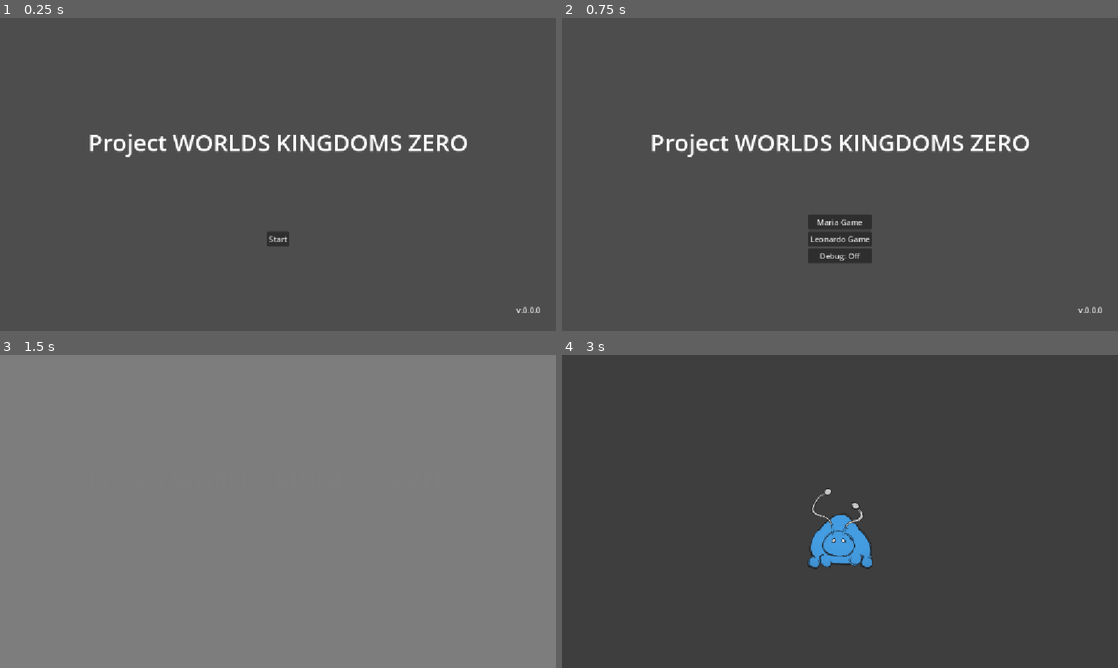
Above: before the commit, frames 1-4 (two rows, left to right).
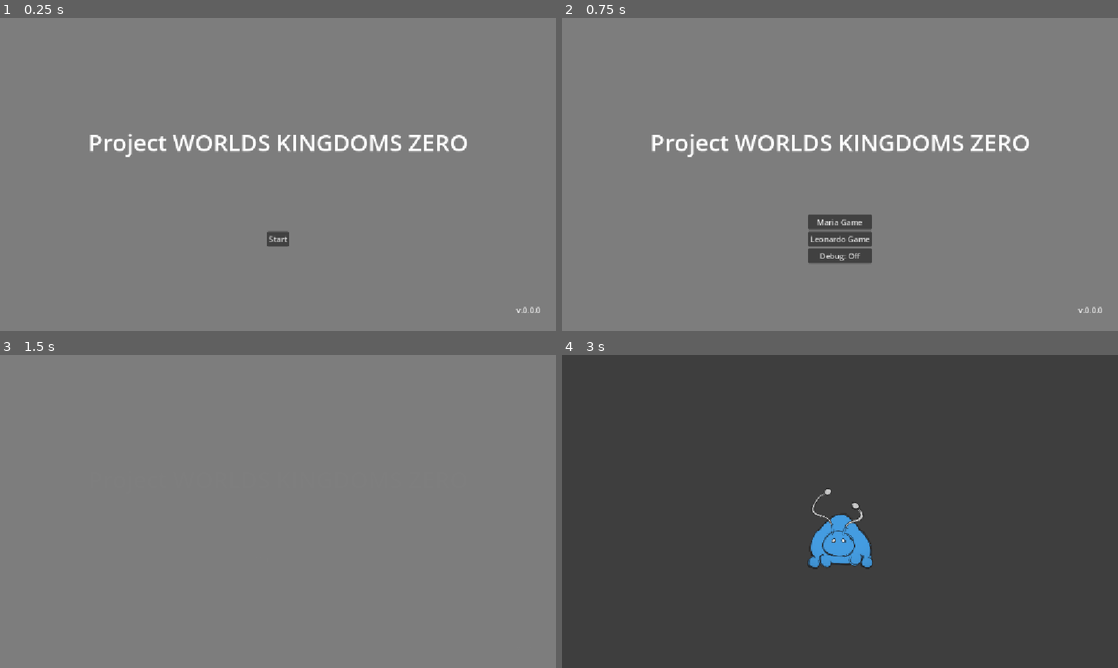
Above: after the commit, the same moments.

Repository: Adnyropast/pwkz-godot-4.7
Game: Godot game, scene res://scenes/title_screen.tscn
Same seed, same stepped clock (60 frames per second), same inputs: the game is played once before the commit and once after it. The engine's default icon, where the game draws it, is replaced by a stand-in: a white triangle on a blue panel in a dark square.
Inputs:
- Up to frame 1 (0.25 s): no input
- Up to frame 2 (0.75 s): click "Start" at 0.5 s
- Up to frame 3 (1.5 s): click "Maria Game" at 1.25 s
- Up to frame 4 (3 s): tap Enter (ui_accept) at 2, 2.27, 2.75 s

The runs differ from the first frame. In frame 1, 98% of the frame differs, in the area x 0-100%, y 0-100%; in frame 2, 97%; in frame 3, less than 0.1%; in frame 4, nothing differs.

Commit message:
feat: add title screen colors

Diff:
--- a/scenes/title_screen.tscn
+++ b/scenes/title_screen.tscn
@@ -2,6 +2,47 @@
 
 [ext_resource type="Script" uid="uid://4vk3t4bmgrow" path="res://scenes/title_screen.gd" id="1_fgkus"]
 [ext_resource type="PackedScene" uid="uid://dxwyamer7mw3w" path="res://scenes/title_screen_games_menu.tscn" id="2_sa3yf"]
+
+[sub_resource type="StyleBoxFlat" id="StyleBoxFlat_sx4t0"]
+bg_color = Color(1, 1, 1, 1)
+
+[sub_resource type="Animation" id="Animation_sa3yf"]
+length = 0.001
+tracks/0/type = "value"
+tracks/0/imported = false
+tracks/0/enabled = true
+tracks/0/path = NodePath(".:self_modulate")
+tracks/0/interp = 1
+tracks/0/loop_wrap = true
+tracks/0/keys = {
+"times": PackedFloat32Array(0),
+"transitions": PackedFloat32Array(1),
+"update": 0,
+"values": [Color(1, 1, 1, 1)]
+}
+
+[sub_resource type="Animation" id="Animation_s4lrb"]
+resource_name = "title_screen_panel_loop"
+length = 140.0
+loop_mode = 1
+tracks/0/type = "value"
+tracks/0/imported = false
+tracks/0/enabled = true
+tracks/0/path = NodePath(".:self_modulate")
+tracks/0/interp = 1
+tracks/0/loop_wrap = true
+tracks/0/keys = {
+"times": PackedFloat32Array(0, 16, 32, 48, 64, 80, 96, 112, 128),
+"transitions": PackedFloat32Array(1, 1, 1, 1, 1, 1, 1, 1, 1),
+"update": 0,
+"values": [Color(0.48828125, 0.48828125, 0.48828125, 1), Color(0.48828125, 0.48828125, 0.48828125, 1), Color(0.703125, 0.44921875, 0.0625, 1), Color(0.00390625, 0.47265625, 0.3984375, 1), Color(0.25, 0.67578125, 0.99609375, 1), Color(0.55078125, 0.00390625, 0.2109375, 1), Color(0.99609375, 0.76953125, 0.00390625, 1), Color(0.99609375, 0.65625, 0.91796875, 1), Color(0.609375, 0.00390625, 0.99609375, 1)]
+}
+
+[sub_resource type="AnimationLibrary" id="AnimationLibrary_mgrm8"]
+_data = {
+&"RESET": SubResource("Animation_sa3yf"),
+&"title_screen_panel_loop": SubResource("Animation_s4lrb")
+}
 
 [node name="TitleScreen" type="Control" unique_id=1044247816]
 layout_mode = 3
@@ -11,6 +52,19 @@
 grow_horizontal = 2
 grow_vertical = 2
 script = ExtResource("1_fgkus")
+
+[node name="Panel" type="Panel" parent="." unique_id=2030172669]
+layout_mode = 1
+anchors_preset = 15
+anchor_right = 1.0
+anchor_bottom = 1.0
+grow_horizontal = 2
+grow_vertical = 2
+theme_override_styles/panel = SubResource("StyleBoxFlat_sx4t0")
+
+[node name="PanelAnimationPlayer" type="AnimationPlayer" parent="Panel" unique_id=2076588148]
+libraries/ = SubResource("AnimationLibrary_mgrm8")
+autoplay = &"title_screen_panel_loop"
 
 [node name="VBoxContainer" type="VBoxContainer" parent="." unique_id=1436553939]
 layout_mode = 1
